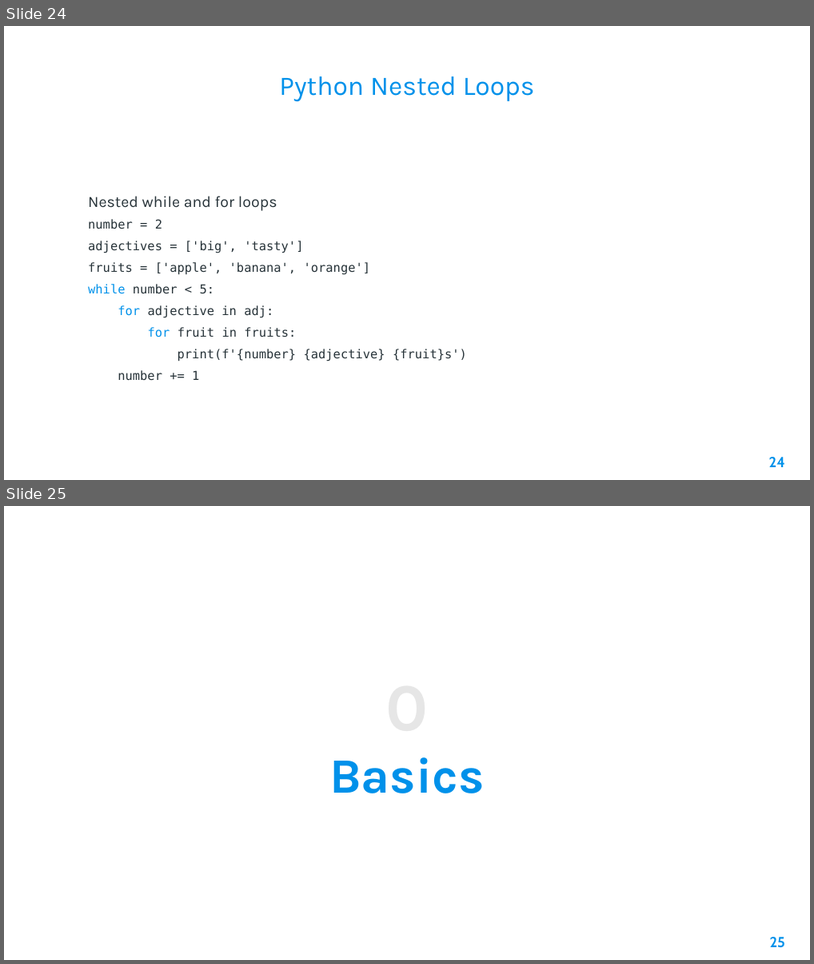
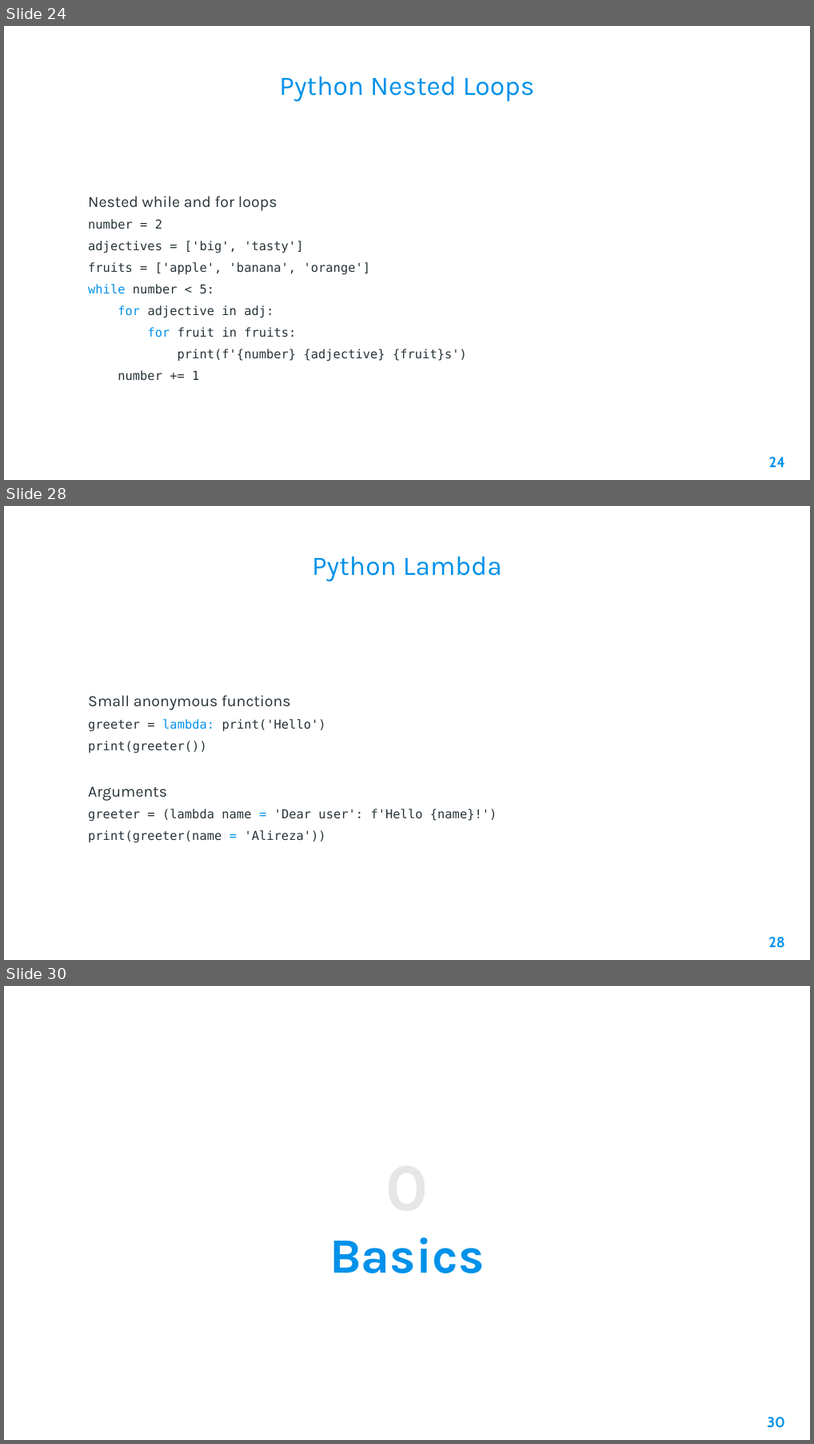
Before and after one commit to AleeRezaa/learn-python, a slide deck: Python.pptx. Shown one above the other, each under a label of ours: slides 24 and 25 before the commit, slides 24, 28 and 30 after it; the slides between them are not shown. The pictures are 814x964 and 814x1444 pixels, drawn with LibreOffice and Linux fonts; fonts in the diff are those of the drawing; background and template pictures are left out. Boxes give left, top, right and bottom in pixels: in the first picture for what was removed or moved away, otherwise in the second. Text is boxed around its words. In the diff, an @@ line names an element or a change of style, - is before the commit and + after.

Commit message:
add functions and lambdas

```diff
--- a/Python.pptx
+++ b/Python.pptx
@@ slide 28 added at (x1=4, y1=506, x2=810, y2=960), background picture (left out) @@
@@ title added at (x1=312, y1=556, x2=502, y2=581), 24 pt, text #0091EA @@
+Python Lambda
@@ text added at (x1=88, y1=695, x2=498, y2=843), 11 pt, text #263238 @@
+Small anonymous functions
+greeter = lambda: print('Hello')
+print(greeter())
+Arguments
+greeter = (lambda name = 'Dear user': f'Hello {name}!')
+print(greeter(name = 'Alireza'))
@@ page number added at (x1=769, y1=936, x2=786, y2=948), 13 pt, text #0091EA, bold @@
+28
@@ what was slide 25 is now slide 30 @@
@@ page number at (x1=767, y1=1416, x2=786, y2=1428): text changed @@
-25
+30
```
Also in this commit, not shown: 1 slide changed, 4 other slides added, 1 other file.
